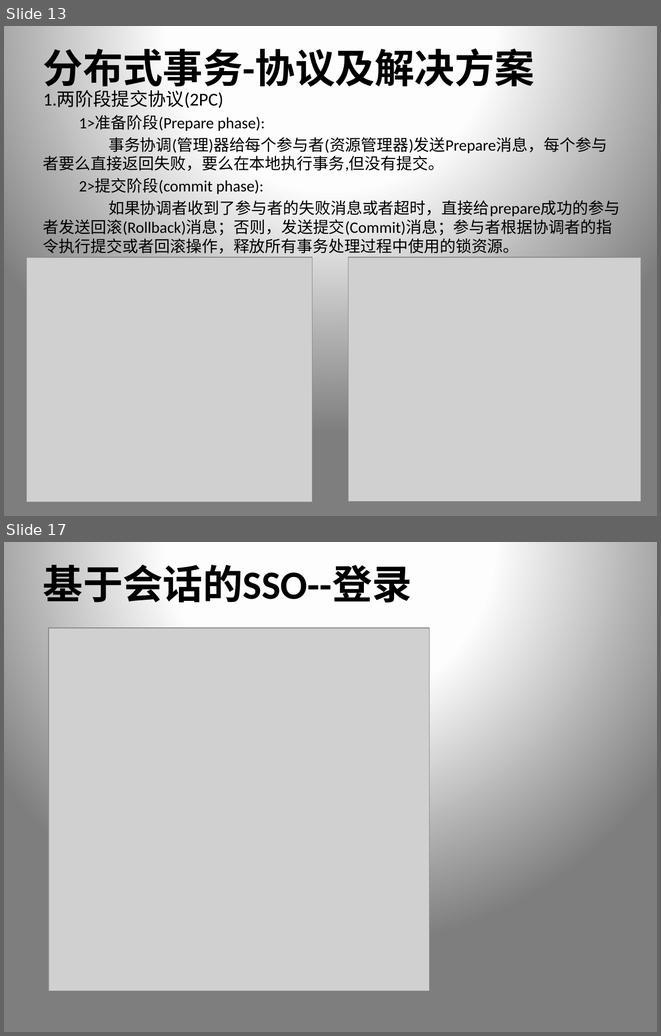
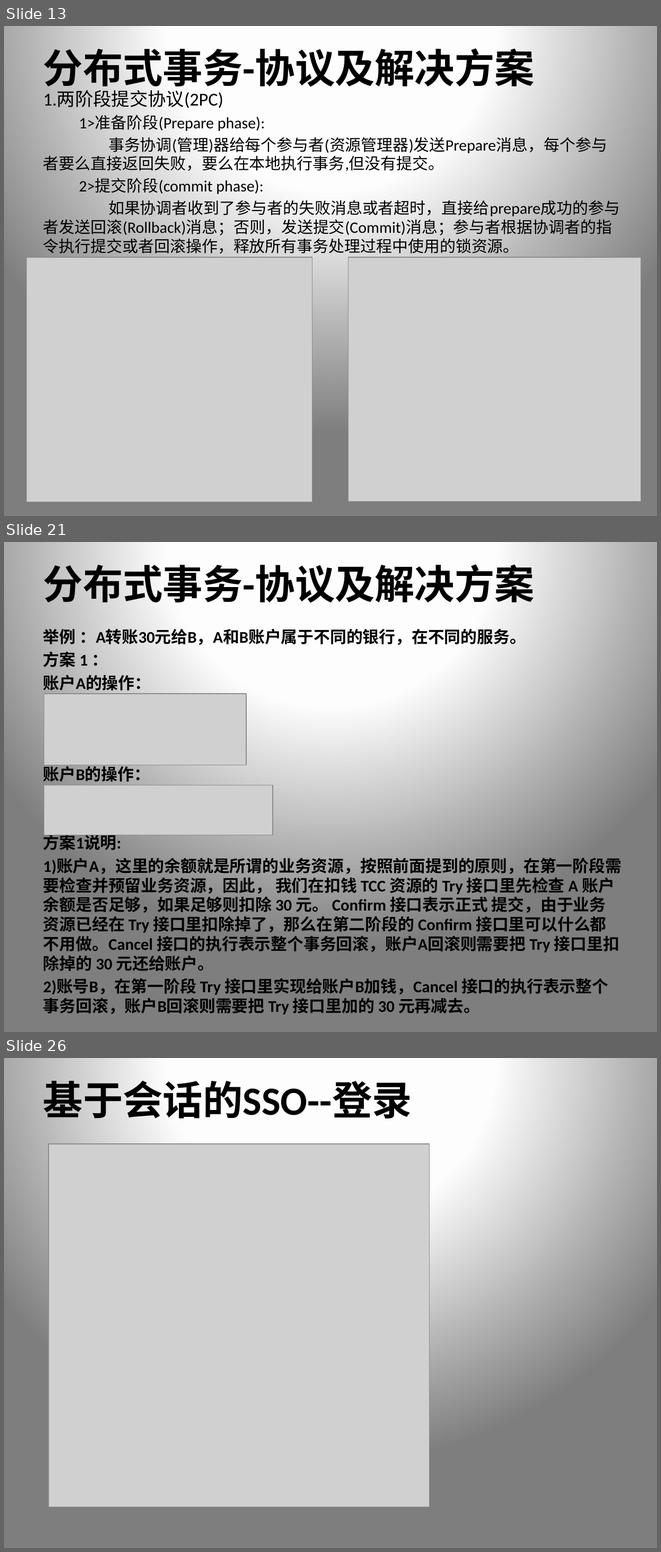
Before and after one commit to xiongpeter/study-notes, a slide deck: 我的.pptx. Shown one above the other, each under a label of ours: slides 13 and 17 before the commit, slides 13, 21 and 26 after it; the slides between them are not shown. The pictures are 661x1036 and 661x1552 pixels, drawn with LibreOffice and Linux fonts; fonts in the diff are those of the drawing; grey boxes stand for pictures. Boxes give left, top, right and bottom in pixels: in the first picture for what was removed or moved away, otherwise in the second. Text is boxed around its words. In the diff, an @@ line names an element or a change of style, - is before the commit and + after.

```diff
--- a/我的.pptx
+++ b/我的.pptx
@@ slide 21 added at [4,542,657,1032], background gradient #FFFFFF to #FEFEFE to #7F7F7F @@
@@ title added at [43,558,535,609], 44 pt, text #000000, bold @@
+分布式事务-协议及解决方案
@@ text added at [43,629,621,1014], 18 pt, text #000000, bold @@
+举例 ：A转账30元给B，A和B账户属于不同的银行，在不同的服务。
+方案 1 ：
+账户A的操作：
+账户B的操作：
+方案1说明:
+1)账户A，这里的余额就是所谓的业务资源，按照前面提到的原则，在第一阶段需要检查并预留业务资源，因此， 我们在扣钱 TCC 资源的 Try 接口里先检查 A 账户余额是否足够，如果足够则扣除 30 元。 Confirm 接口表示正式 提交，由于业务资源已经在 Try 接口里扣除掉了，那么在第二阶段的 Confirm 接口里可以什么都不用做。Cancel 接口的执行表示整个事务回滚，账户A回滚则需要把 Try 接口里扣除掉的 30 元还给账户。
+2)账号B，在第一阶段 Try 接口里实现给账户B加钱，Cancel 接口的执行表示整个事务回滚，账户B回滚则需要把 Try 接口里加的 30 元再减去。
@@ picture added at [44,694,246,765] @@
@@ picture added at [44,785,273,835] @@
@@ what was slide 17 is now slide 26 @@
```
Also in this commit, not shown: 3 slides changed, 8 other slides added.
